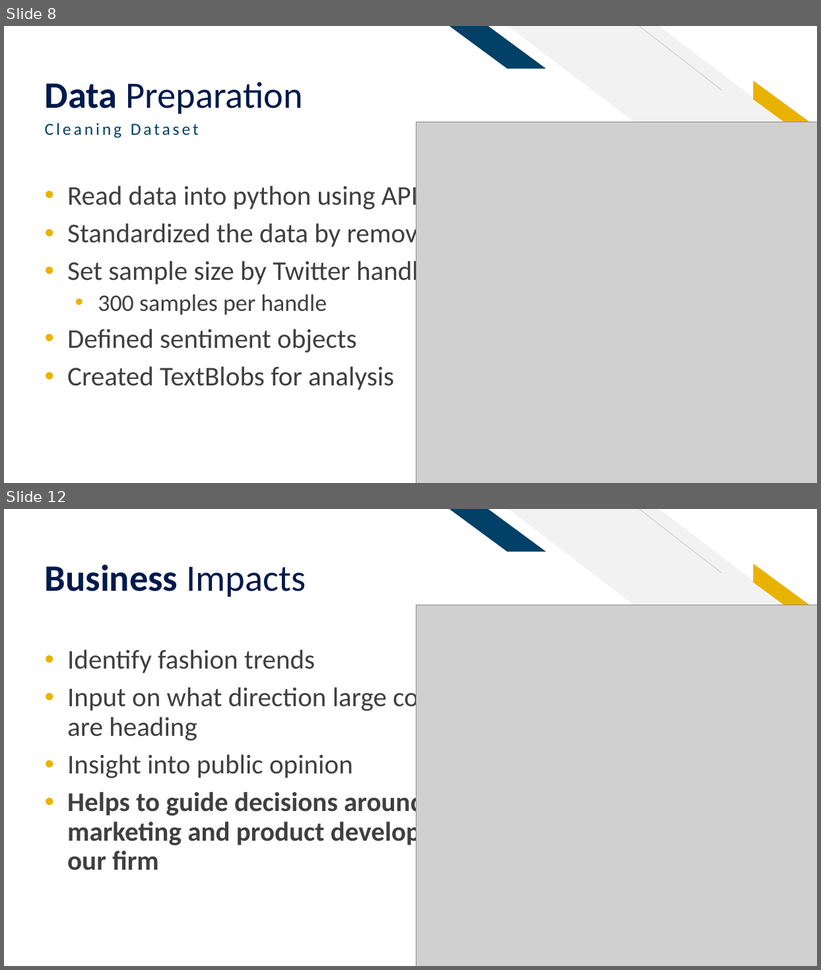
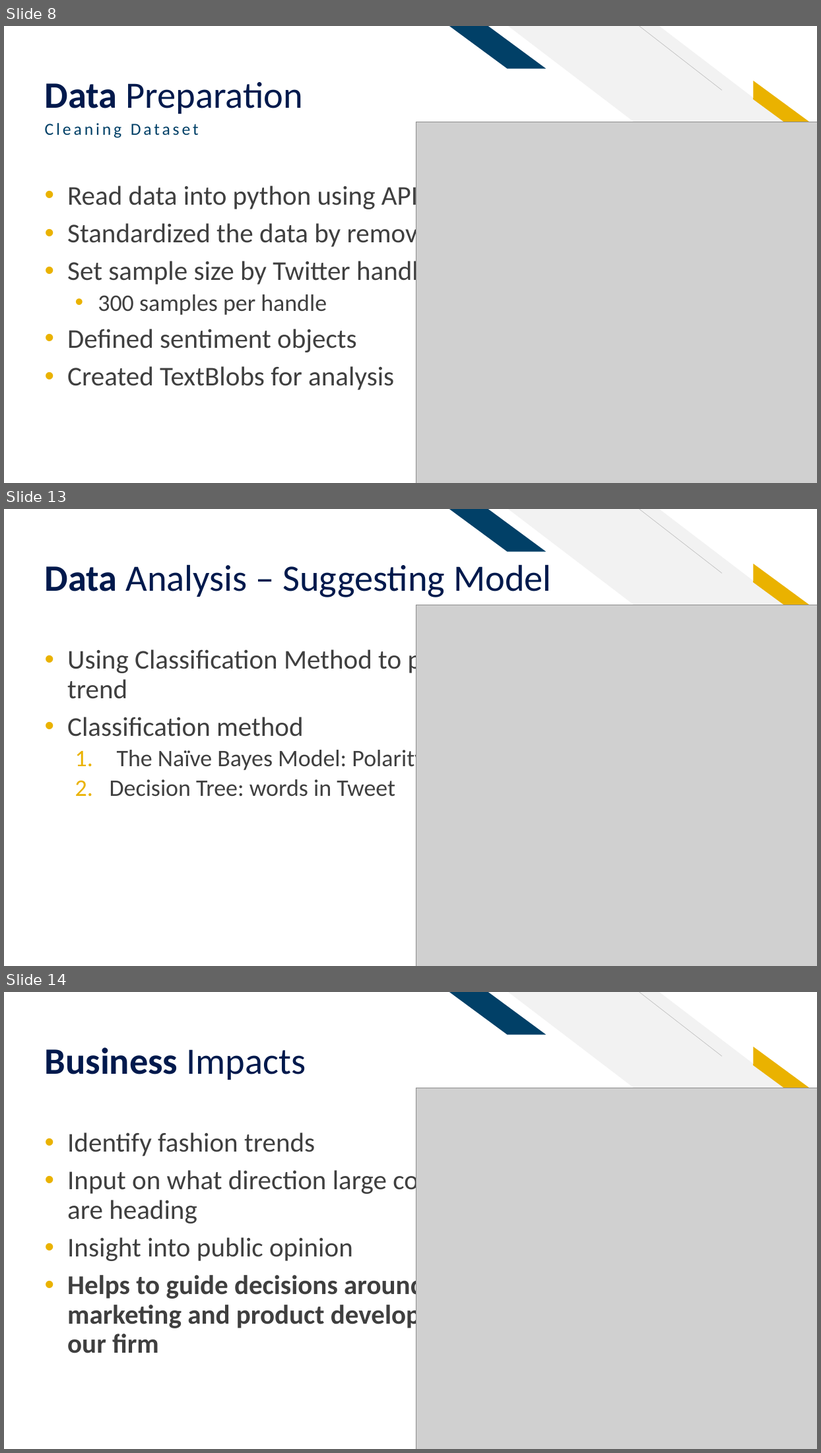
Before and after one commit to sethrpaniagua/Twitter-Sentament-Analysis, a slide deck: ML Group Project_Sentiment Analysis of Twitter Data.pptx. Shown one above the other, each under a label of ours: slides 8 and 12 before the commit, slides 8, 13 and 14 after it; the slides between them are not shown. The pictures are 821x970 and 821x1453 pixels, drawn with LibreOffice and Linux fonts; fonts in the diff are those of the drawing; grey boxes stand for pictures. Boxes give left, top, right and bottom in pixels: in the first picture for what was removed or moved away, otherwise in the second. Text is boxed around its words. In the diff, an @@ line names an element or a change of style, - is before the commit and + after.

```diff
--- a/ML Group Project_Sentiment Analysis of Twitter Data.pptx
+++ b/ML Group Project_Sentiment Analysis of Twitter Data.pptx
@@ slide 13 added at (4,509,817,966), background #FFFFFF; not listed: 5 template elements that a slide beside it also shows @@
@@ rectangle added at (748,529,792,561), fill #FFFFFF @@
@@ title added at (45,564,552,597), 44 pt, text #00194C @@
+Data Analysis – Suggesting Model
@@ picture added at (416,605,817,966) @@
@@ text added at (67,647,486,797), 32 pt, text #3F3F3F @@
+• Using Classification Method to predict the fashion trend
+• Classification method
+  1. -The Naïve Bayes Model: Polarity
+  2. Decision Tree: words in Tweet
@@ what was slide 12 is now slide 14 @@
```
Also in this commit, not shown: 2 slides changed, 2 other slides added, 1 slide removed.
